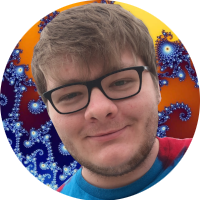
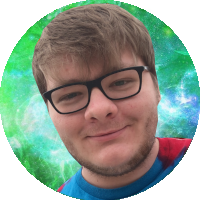
Before/after of a w=200, h=200 layered artwork. What changed in the layer stack:
added layer "me.JPG copy" above "green-smoke-1910658_1280.jpg" over (29, 1, 193, 200)
added layer "green-smoke-1910658_1280.jpg" above "me.JPG" over (0, 0, 200, 200)
